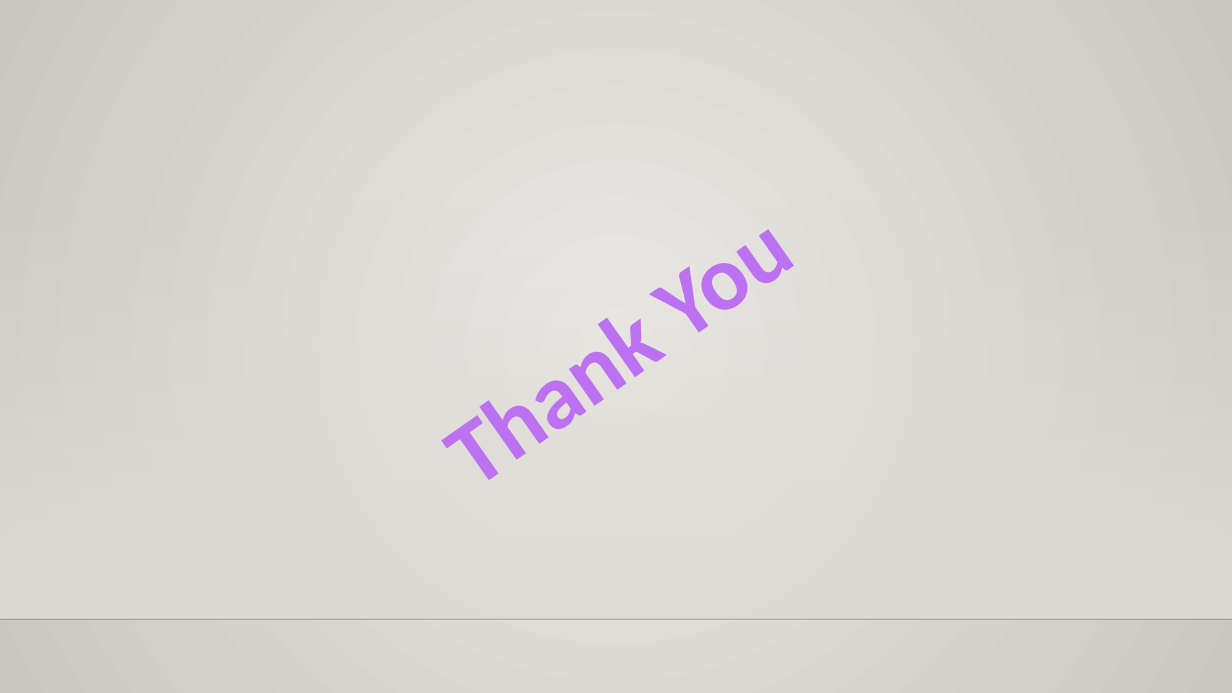
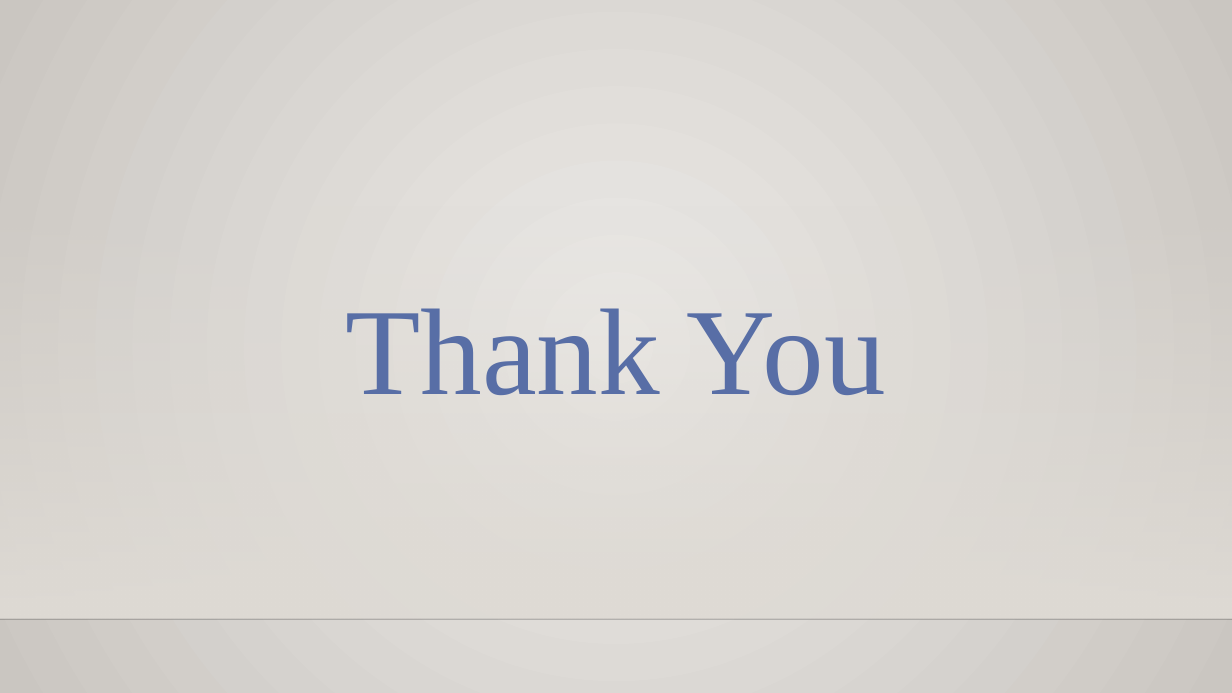
Before and after one commit to Raghu2480/muzix_application, a slide deck: slide 16 of Muzix App Presentation.pptx. Drawn at 1232x693 pixels with LibreOffice and Linux fonts; fonts in the diff are those of the drawing; background and template pictures are left out. Boxes give left, top, right and bottom in pixels: in the first picture for what was removed or moved away, otherwise in the second. Text is boxed around its words. In the diff, an @@ line names an element or a change of style, - is before the commit and + after.

```diff
--- a/Muzix App Presentation.pptx
+++ b/Muzix App Presentation.pptx
@@ text "Thank You": place and size @@
-text "Thank You" at box(381, 156, 851, 537)
+text "Thank You" at box(346, 308, 886, 395)
@@ text "Thank You" at box(346, 308, 886, 395): size 72 to 96 pt, font Calibri to Times New Roman, text colour #BC72F0 to gradient #2C3753 to #586EA6 to #9BA8CA, bold off; rotation 324 to 0 degrees @@
```
Also in this commit, not shown: 16 other files.
